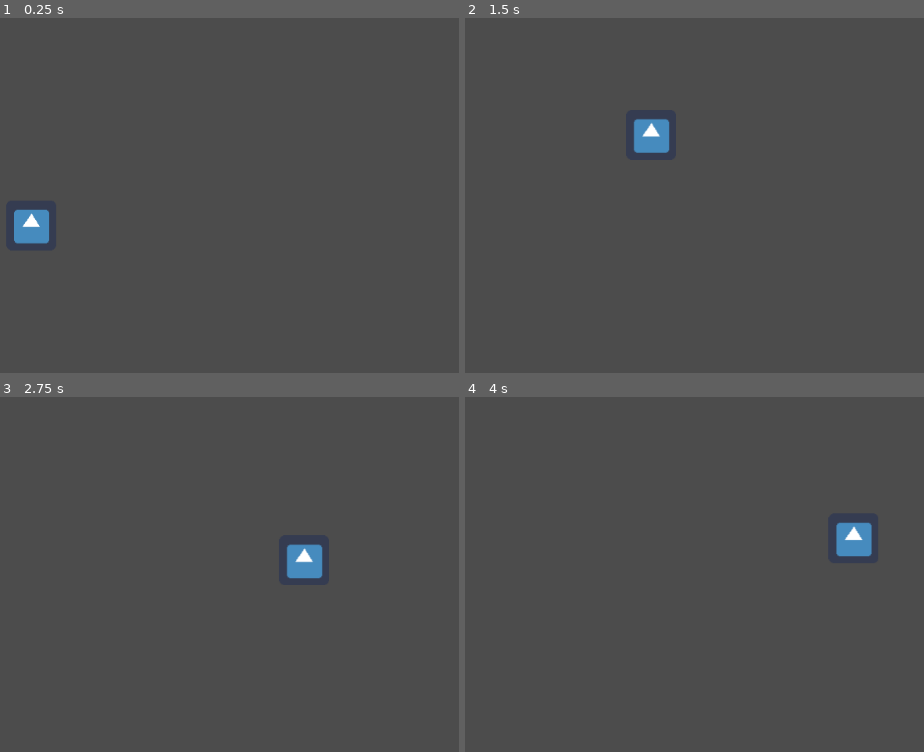
Above: before the commit, frames 1-4 (two rows, left to right).
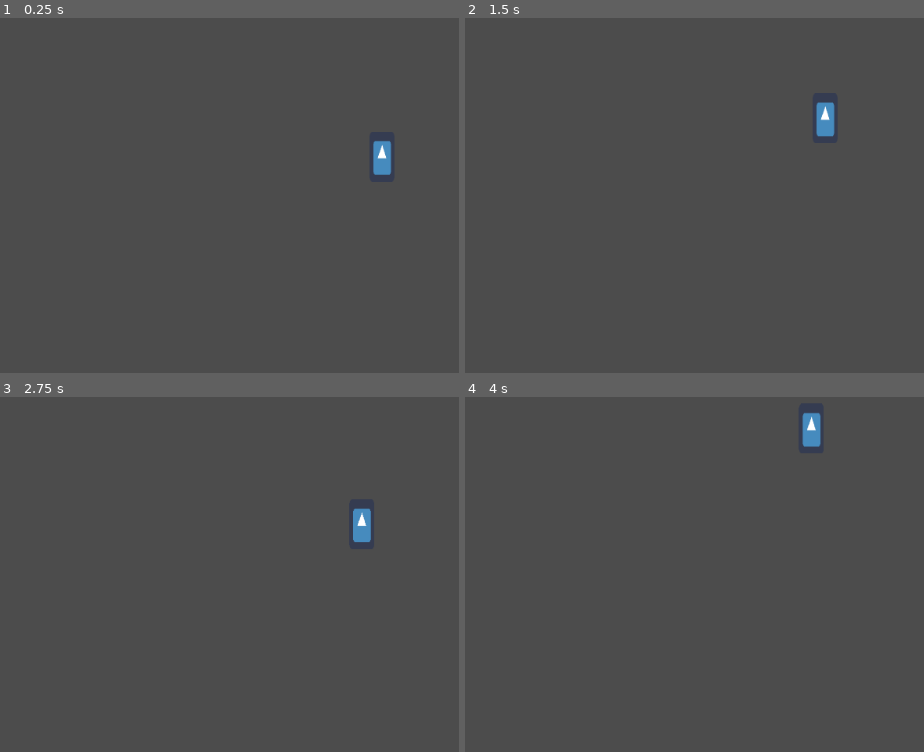
Above: after the commit, the same moments.

Repository: DominickRobinson/Supreme-Hen-Donkey
Game: Godot game, scene res://DemoScene.tscn
Same seed, same stepped clock (60 frames per second), same inputs: the game is played once before the commit and once after it. The engine's default icon, where the game draws it, is replaced by a stand-in: a white triangle on a blue panel in a dark square.
Inputs:
- Up to frame 1 (0.25 s): no input
- Up to frame 2 (1.5 s): hold D (right) from 0.53 s (still down); tap Space (jump) at 0.6, 0.77, 1.07, 1.35 s
- Up to frame 3 (2.75 s): tap Space (jump) at 1.52, 1.82, 2.1 s; release D (right) at 2.03 s; hold A (left) from 2.03 s (still down)
- Up to frame 4 (4 s): release A (left) at 2.78 s; hold D (right) from 2.78 s (still down); tap Space (jump) at 2.85, 3.02, 3.32, 3.6, 3.77 s

The runs differ from the first frame. In frame 1, 1.1% of the frame differs, in the area x 3-86%, y 34-64%; in frame 2, 1.1%; in frame 3, 1.1%; in frame 4, 1.2%, in the area x 73-89%, y 4-46%.

Commit message:
More work on player controller demo

Diff:
--- a/Supreme-Hen-Donkey/DemoScene.tscn
+++ b/Supreme-Hen-Donkey/DemoScene.tscn
@@ -1,6 +1,10 @@
-[gd_scene load_steps=2 format=2]
+[gd_scene load_steps=4 format=2]
 
 [ext_resource path="res://Player.tscn" type="PackedScene" id=1]
+[ext_resource path="res://Launcher.tscn" type="PackedScene" id=2]
+
+[sub_resource type="RectangleShape2D" id=1]
+extents = Vector2( 30, 30 )
 
 [node name="DemoScene" type="Node2D"]
 
@@ -15,7 +19,22 @@
 }
 
 [node name="CollisionPolygon2D" type="CollisionPolygon2D" parent="StaticBody2D"]
-polygon = PoolVector2Array( -13, 502, 215, 505, 219, 406, 293, 404, 293, 302, 381, 298, 378, 518, 553, 520, 552, 243, 636, 239, 639, 705, 742, 707, 732, 236, 1081, 231, 1079, 758, -80, 740, -70, 496 )
+polygon = PoolVector2Array( -13, 502, 215, 505, 219, 406, 293, 404, 293, 302, 381, 298, 378, 518, 553, 520, 552, 243, 636, 239, 639, 705, 742, 707, 732, 236, 1081, 231, 1212, 357, 1417, 491, 1695, 601, 1952, 651, 2077, 654, 2257, 605, 2249, 752, 1079, 758, -80, 740, -70, 496 )
 __meta__ = {
 "_edit_lock_": true
 }
+
+[node name="Launcher" parent="." instance=ExtResource( 2 )]
+position = Vector2( 66, 457 )
+
+[node name="Box" type="RigidBody2D" parent="."]
+position = Vector2( 376, 236 )
+collision_layer = 3
+collision_mask = 3
+mass = 0.5
+__meta__ = {
+"_edit_group_": true
+}
+
+[node name="CollisionShape2D" type="CollisionShape2D" parent="Box"]
+shape = SubResource( 1 )
--- /dev/null
+++ b/Supreme-Hen-Donkey/Launcher.gd
@@ -0,0 +1,9 @@
+extends Area2D
+
+export var LAUNCH_IMPULSE := Vector2(0, -1000)
+
+func _input(event: InputEvent):
+	if event.is_action_pressed("debug1"):
+		for body in get_overlapping_bodies():
+			if body is RigidBody2D:
+				body.apply_central_impulse(LAUNCH_IMPULSE)
--- /dev/null
+++ b/Supreme-Hen-Donkey/Launcher.tscn
@@ -0,0 +1,12 @@
+[gd_scene load_steps=3 format=2]
+
+[ext_resource path="res://Launcher.gd" type="Script" id=1]
+
+[sub_resource type="RectangleShape2D" id=1]
+extents = Vector2( 54, 10 )
+
+[node name="Launcher" type="Area2D"]
+script = ExtResource( 1 )
+
+[node name="CollisionShape2D" type="CollisionShape2D" parent="."]
+shape = SubResource( 1 )
--- a/Supreme-Hen-Donkey/Player.gd
+++ b/Supreme-Hen-Donkey/Player.gd
@@ -1,42 +1,64 @@
 extends RigidBody2D
+class_name Player
 
+# The `export` keyword tells Godot to show this variable in the Inspector
 export var HORIZONTAL_MAX_SPEED := 500.0
-export var HORIZONTAL_IMPULSE := 50.0
-export var JUMP_SPEED := 600
+export var FLOOR_ACCELERATION := 30.0
+export var AIR_ACCELERATION := 20.0
+export var JUMP_SPEED := 600.0
+export var WALL_JUMP_VERTICAL_SPEED := 600.0
+export var WALL_JUMP_HORIZONTAL_SPEED := 600.0
 
 # The `onready` keyword tells Godot to only bind this variable once the scene is fully loaded
 # The `$` operator gets the node of that name relative to this node
 onready var left_zone = $LeftJumpZone
 onready var right_zone = $RightJumpZone
 onready var bottom_zone = $BottomJumpZone
+onready var center_zone = $CenterJumpZone
 
-# The `_ready()` function: called once the scene is fully loaded
-# Equivalent to `void Start()` in Unity
-func _ready():
-	pass
-
-# The `_process()` function: called once per frame/game tick
-# Equivalent to `void Update()` in Unity
-func _process(_delta: float):
-	pass
-
-func _physics_process(delta: float):
+# Lot of functions are called automatically by the engine. These include _ready, _process, etc.
+# This gets called on every physics frame. Sort of like FixedUpdate() in Unity.
+func _physics_process(_delta: float):
 	# Getting inputs: actions are defined in Project->Project Settings->Input Map
 	# Net horizontal movement
 	var x := Input.get_action_strength("right") - Input.get_action_strength("left")
-#	apply_central_impulse(Vector2(x*HORIZONTAL_IMPULSE, 0))
-#	linear_velocity.x = x*HORIZONTAL_SPEED
-	linear_velocity.x = lerp(linear_velocity.x, x*HORIZONTAL_MAX_SPEED, 0.1)
-#	if abs(linear_velocity.x) < abs(x*HORIZONTAL_MAX_SPEED):
-#		apply_central_impulse(Vector2(x*HORIZONTAL_IMPULSE, 0))
+
+	# Don't allow walking closer to a wall when already on it, so that you don't get stuck on it
+	if (is_on_right_wall() and x > 0) or (is_on_left_wall() and x < 0):
+		x = 0
+
+	# Apply horizontal acceleration movement
+	var accel := AIR_ACCELERATION
+	if is_on_floor():
+		accel = FLOOR_ACCELERATION
+
+	# Only allow acceleration when less than the maximum horizontal speed
+	if abs(linear_velocity.x) < HORIZONTAL_MAX_SPEED or sign(linear_velocity.x) != sign(x):
+		apply_central_impulse(Vector2(x*accel, 0))
+
+	# Jumping
+	if Input.is_action_just_pressed("jump"):
+		# If we're fully on floor, or we've just walked off a ledge (grace zone), jump normally
+		if is_on_floor() or (is_maybe_on_floor() and not (is_on_left_wall() or is_on_right_wall())):
+			linear_velocity.y = -JUMP_SPEED
+		# Otherwise, wall jump if we're on a wall
+		elif is_on_left_wall():
+#			linear_velocity = Vector2(WALL_JUMP_HORIZONTAL_SPEED, -WALL_JUMP_VERTICAL_SPEED)
+			apply_central_impulse(Vector2(WALL_JUMP_HORIZONTAL_SPEED, -WALL_JUMP_VERTICAL_SPEED))
+		elif is_on_right_wall():
+#			linear_velocity = Vector2(-WALL_JUMP_HORIZONTAL_SPEED, -WALL_JUMP_VERTICAL_SPEED)
+			apply_central_impulse(Vector2(-WALL_JUMP_HORIZONTAL_SPEED, -WALL_JUMP_VERTICAL_SPEED))
+		# Otherwise, we're not on a wall or floor, so don't jump
 
 
-	if Input.is_action_just_pressed("jump"):
-		# If we're on floor, jump normally
-#		print(bottom_zone.get_overlapping_bodies().empty())
-		if not bottom_zone.get_overlapping_bodies().empty():
-			linear_velocity.y = -JUMP_SPEED
-		# If we're not on the floor and we're on a wall,
-		elif not left_zone.get_overlapping_bodies().empty():
-#			linear_velocity
-			pass
+## Helper functions
+# Gets if the center jump zone detects a floor (player is definitely on a floor)
+func is_on_floor():
+	return !center_zone.get_overlapping_bodies().empty()
+# Gets if the wide bottom jump zone detects a floor (player might be on floor or just off a ledge)
+func is_maybe_on_floor():
+	return !bottom_zone.get_overlapping_bodies().empty()
+func is_on_left_wall():
+	return !left_zone.get_overlapping_bodies().empty()
+func is_on_right_wall():
+	return !right_zone.get_overlapping_bodies().empty()
--- a/Supreme-Hen-Donkey/Player.tscn
+++ b/Supreme-Hen-Donkey/Player.tscn
@@ -1,66 +1,65 @@
-[gd_scene load_steps=7 format=2]
+[gd_scene load_steps=8 format=2]
 
 [ext_resource path="res://icon.png" type="Texture" id=1]
 [ext_resource path="res://Player.gd" type="Script" id=2]
 
-[sub_resource type="RectangleShape2D" id=1]
-extents = Vector2( 32, 32 )
+[sub_resource type="CapsuleShape2D" id=6]
+radius = 16.0
+height = 32.0
 
 [sub_resource type="RectangleShape2D" id=4]
-extents = Vector2( 5, 30 )
+extents = Vector2( 5, 16 )
 
 [sub_resource type="RectangleShape2D" id=2]
-extents = Vector2( 5, 30 )
+extents = Vector2( 5, 16 )
 
 [sub_resource type="RectangleShape2D" id=3]
-extents = Vector2( 32, 5 )
+extents = Vector2( 24, 5 )
+
+[sub_resource type="RectangleShape2D" id=5]
+extents = Vector2( 10, 5 )
 
 [node name="Player" type="RigidBody2D"]
 mode = 2
 script = ExtResource( 2 )
 
 [node name="Sprite" type="Sprite" parent="."]
+scale = Vector2( 0.5, 1 )
 texture = ExtResource( 1 )
 __meta__ = {
 "_edit_lock_": true
 }
 
 [node name="CollisionShape2D" type="CollisionShape2D" parent="."]
-shape = SubResource( 1 )
+shape = SubResource( 6 )
 __meta__ = {
 "_edit_lock_": true
 }
 
 [node name="LeftJumpZone" type="Area2D" parent="."]
-collision_layer = 2
+collision_layer = 0
 collision_mask = 2
 __meta__ = {
 "_edit_lock_": true
 }
 
 [node name="CollisionShape2D" type="CollisionShape2D" parent="LeftJumpZone"]
-position = Vector2( -37, 0 )
+position = Vector2( -21, 0 )
 shape = SubResource( 4 )
-__meta__ = {
-"_edit_lock_": true
-}
 
 [node name="RightJumpZone" type="Area2D" parent="."]
-collision_layer = 2
+collision_layer = 0
 collision_mask = 2
 __meta__ = {
 "_edit_lock_": true
 }
 
 [node name="CollisionShape2D" type="CollisionShape2D" parent="RightJumpZone"]
-position = Vector2( 37, 0 )
+position = Vector2( 21, 0 )
 shape = SubResource( 2 )
-__meta__ = {
-"_edit_lock_": true
-}
 
 [node name="BottomJumpZone" type="Area2D" parent="."]
-collision_layer = 2
+collision_layer = 0
 collision_mask = 2
 __meta__ = {
 "_edit_lock_": true
@@ -69,6 +68,22 @@
 [node name="CollisionShape2D" type="CollisionShape2D" parent="BottomJumpZone"]
 position = Vector2( 0, 37 )
 shape = SubResource( 3 )
+
+[node name="CenterJumpZone" type="Area2D" parent="."]
+collision_layer = 0
+collision_mask = 2
+__meta__ = {
+"_edit_lock_": true,
+"_editor_description_": "Used for jump detection"
+}
+
+[node name="CollisionShape2D" type="CollisionShape2D" parent="CenterJumpZone"]
+position = Vector2( 0, 37 )
+shape = SubResource( 5 )
 __meta__ = {
 "_edit_lock_": true
 }
+
+[node name="Camera2D" type="Camera2D" parent="."]
+current = true
+smoothing_enabled = true
--- a/Supreme-Hen-Donkey/project.godot
+++ b/Supreme-Hen-Donkey/project.godot
@@ -7,6 +7,16 @@
 ;   param=value ; assign values to parameters
 
 config_version=4
+
+_global_script_classes=[ {
+"base": "RigidBody2D",
+"class": "Player",
+"language": "GDScript",
+"path": "res://Player.gd"
+} ]
+_global_script_class_icons={
+"Player": ""
+}
 
 [application]
 
@@ -31,6 +41,11 @@
 "events": [ Object(InputEventKey,"resource_local_to_scene":false,"resource_name":"","device":0,"alt":false,"shift":false,"control":false,"meta":false,"command":false,"pressed":false,"scancode":0,"physical_scancode":32,"unicode":0,"echo":false,"script":null)
  ]
 }
+debug1={
+"deadzone": 0.5,
+"events": [ Object(InputEventKey,"resource_local_to_scene":false,"resource_name":"","device":0,"alt":false,"shift":false,"control":false,"meta":false,"command":false,"pressed":false,"scancode":0,"physical_scancode":69,"unicode":0,"echo":false,"script":null)
+ ]
+}
 
 [layer_names]
 
